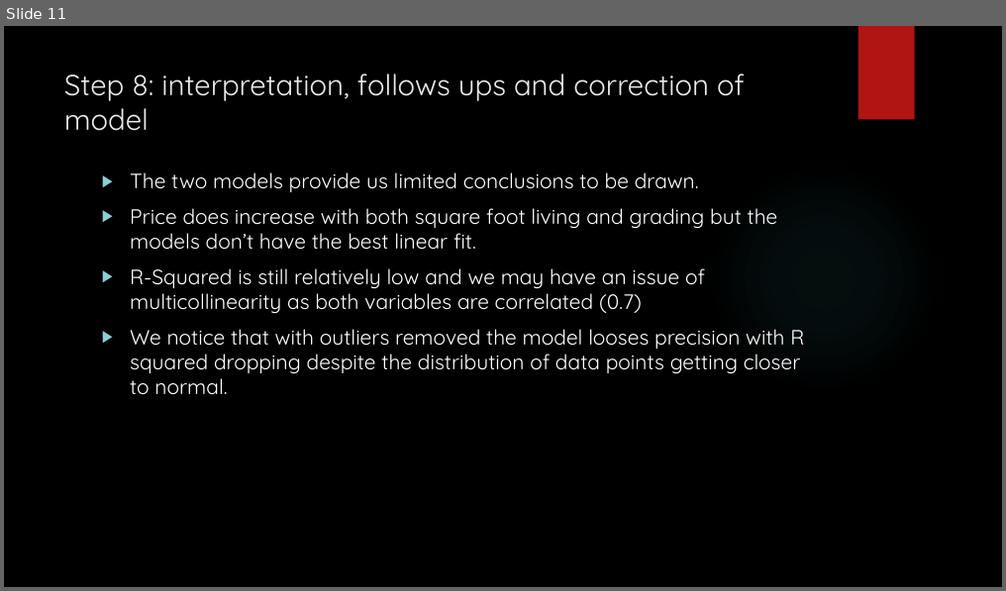
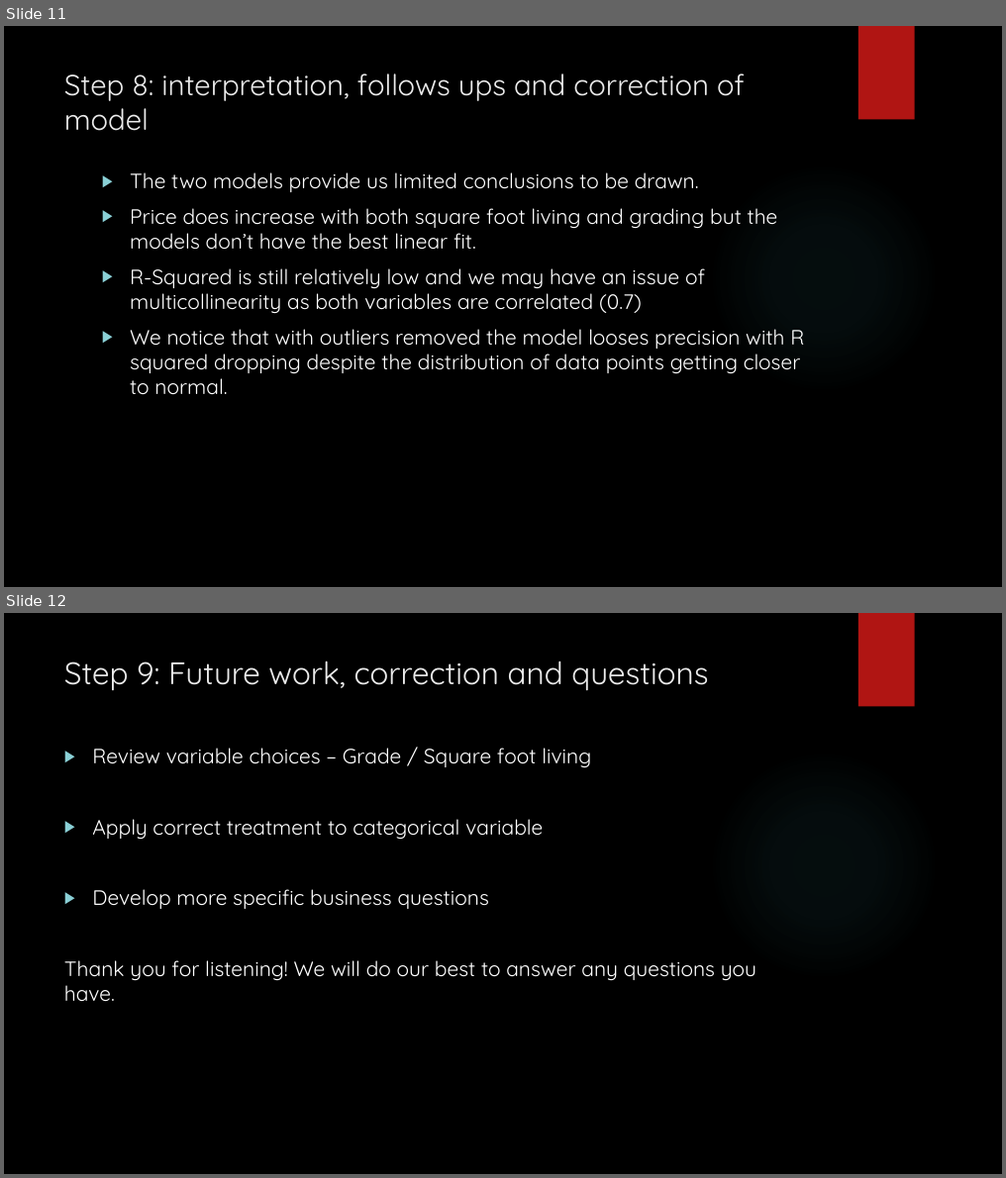
Before and after one commit to Silkways/Seattlers, a slide deck: Flatiron_Mod_1_Slides.pptx. Shown one above the other, each under a label of ours: slide 11 before the commit, slides 11 and 12 after it. The pictures are 1006x591 and 1006x1178 pixels, drawn with LibreOffice and Linux fonts; fonts in the diff are those of the drawing; background and template pictures are left out. Boxes give left, top, right and bottom in pixels: in the first picture for what was removed or moved away, otherwise in the second. Text is boxed around its words. In the diff, an @@ line names an element or a change of style, - is before the commit and + after.

```diff
--- a/Flatiron_Mod_1_Slides.pptx
+++ b/Flatiron_Mod_1_Slides.pptx
@@ slide 12 added at (x1=4, y1=613, x2=1002, y2=1174), background picture (left out); not listed: 2 template elements that a slide beside it also shows @@
@@ title added at (x1=64, y1=661, x2=708, y2=691), 30 pt, text #EBEBEB @@
+Step 9: Future work, correction and questions
@@ text added at (x1=64, y1=748, x2=756, y2=1002), 20 pt, text #FFFFFF @@
+▶ Review variable choices – Grade / Square foot living
+▶ Apply correct treatment to categorical variable
+▶ Develop more specific business questions
+Thank you for listening! We will do our best to answer any questions you have.
```
Also in this commit, not shown: 1 slide changed.
